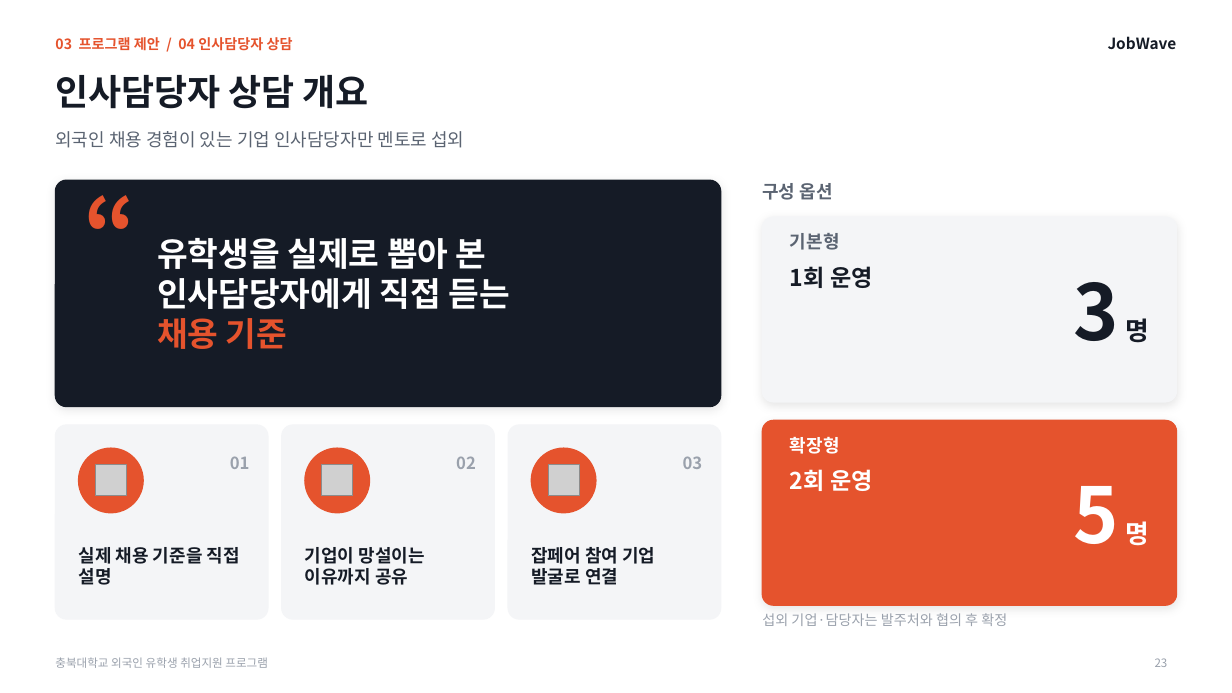
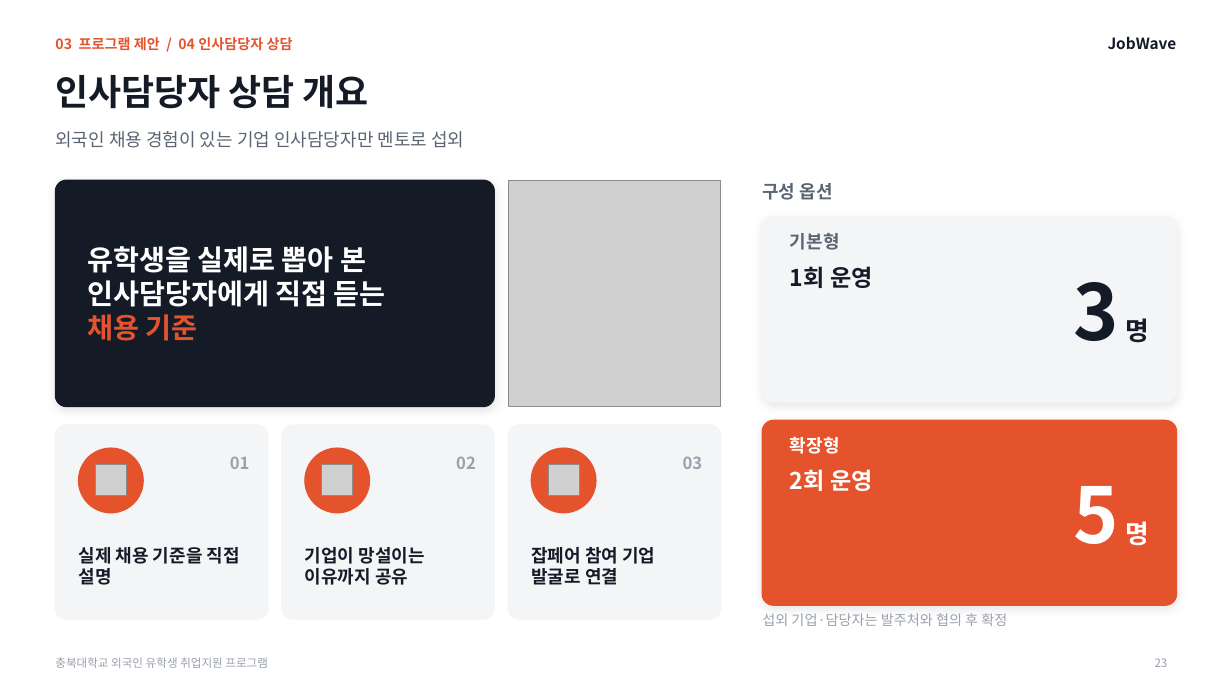
Before and after one commit to job-wave/Codex, a slide deck: slide 23 of output/jobwave-cbnu-proposal/JobWave_proposal_visual.pptx. Drawn at 1232x693 pixels with LibreOffice and Linux fonts; fonts in the diff are those of the drawing; grey boxes stand for pictures. Boxes give left, top, right and bottom in pixels: in the first picture for what was removed or moved away, otherwise in the second. Text is boxed around its words. In the diff, an @@ line names an element or a change of style, - is before the commit and + after.

```diff
--- a/output/jobwave-cbnu-proposal/JobWave_proposal_visual.pptx
+++ b/output/jobwave-cbnu-proposal/JobWave_proposal_visual.pptx
@@ text removed at <box>83,176,176,268</box> @@
-“
@@ rounded rectangle: place and size @@
-rounded rectangle at <box>55,180,721,407</box>
+rounded rectangle at <box>55,180,494,407</box>
@@ text "유학생을 실제로 뽑아 본 인사담당자에게 ...": place and size @@
-text "유학생을 실제로 뽑아 본 인사담당자에게 ..." at <box>157,238,509,349</box>
+text "유학생을 실제로 뽑아 본 인사담당자에게 ..." at <box>88,246,386,341</box>
@@ text "유학생을 실제로 뽑아 본 인사담당자에게 ..." at <box>88,246,386,341</box>: size 26 to 22 pt @@
@@ picture added at <box>508,180,721,407</box> @@
```
Also in this commit, not shown: 8 other slides changed, 10 other files.
